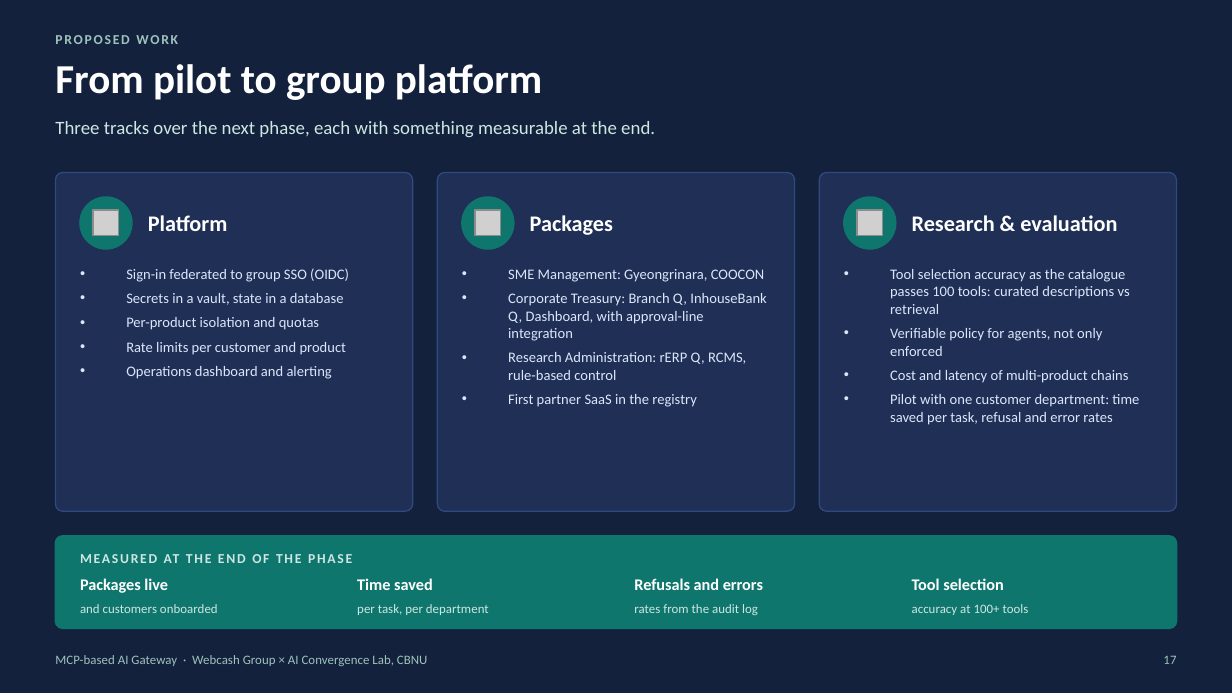
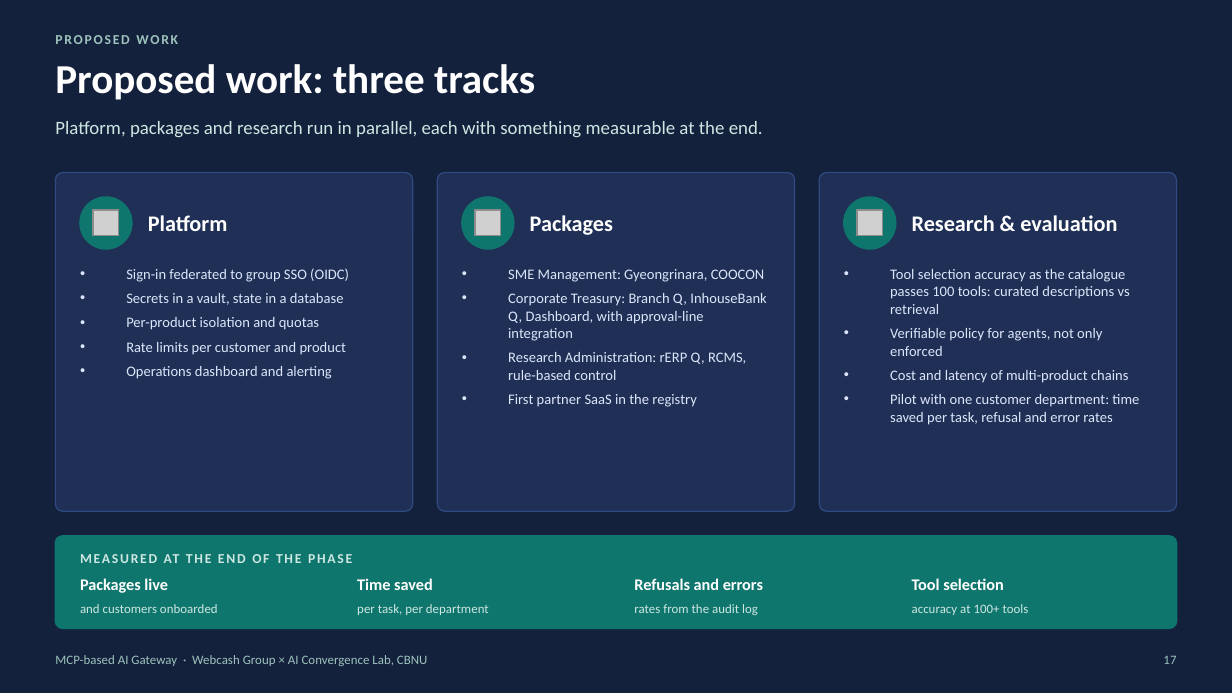
Before and after one commit to Chansokheang/MCP_Server_Portal, a slide deck: slide 17 of docs/webcash-ai-gateway-concept-visual.pptx. Drawn at 1232x693 pixels with LibreOffice and Linux fonts; fonts in the diff are those of the drawing; grey boxes stand for pictures. Boxes give left, top, right and bottom in pixels: in the first picture for what was removed or moved away, otherwise in the second. Text is boxed around its words. In the diff, an @@ line names an element or a change of style, - is before the commit and + after.

```diff
--- a/docs/webcash-ai-gateway-concept-visual.pptx
+++ b/docs/webcash-ai-gateway-concept-visual.pptx
@@ text at box(55, 64, 535, 100): text changed @@
-From pilot to group platform
+Proposed work: three tracks
@@ text at box(55, 121, 763, 137): text changed @@
-Three tracks over the next phase, each with something measurable at the end.
+Platform, packages and research run in parallel, each with something measurable at the end.
```
Also in this commit, not shown: 3 other slides changed, 1 other file.
